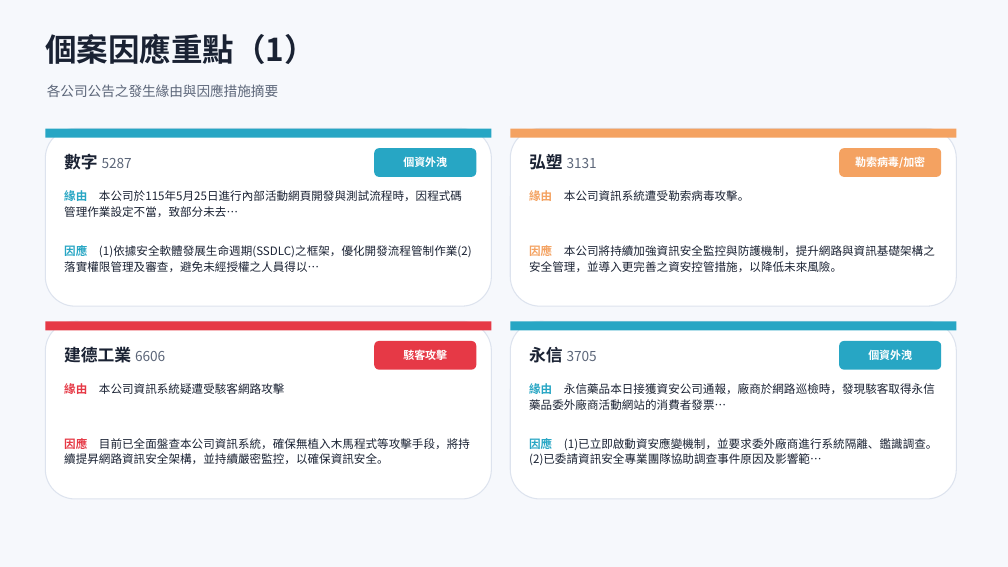
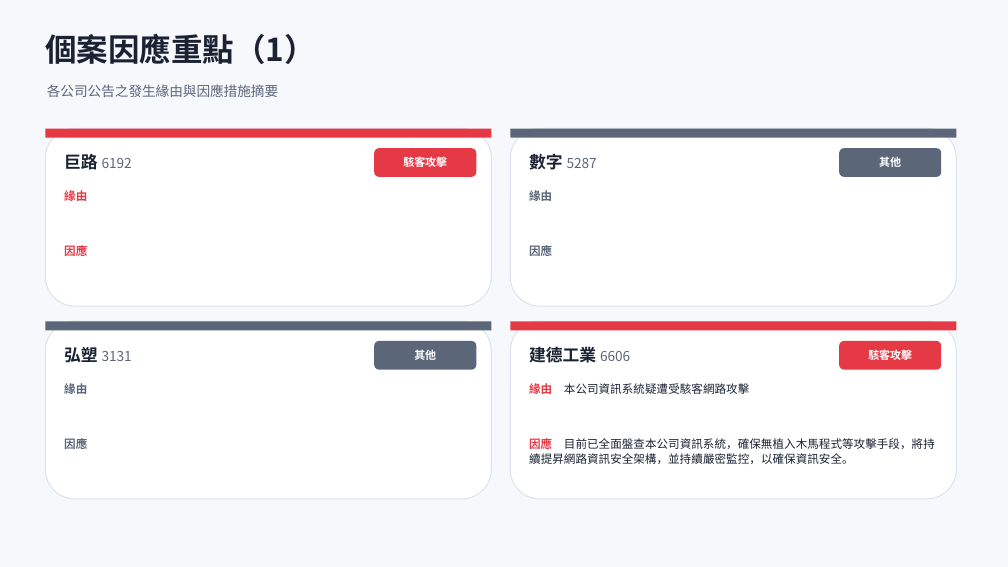
Before and after one commit to Johnnylin77/mops-isec-monitor, a slide deck: slide 6 of 資安事件因應分析.pptx. Drawn at 1008x567 pixels with LibreOffice and Linux fonts; fonts in the diff are those of the drawing. Boxes give left, top, right and bottom in pixels: in the first picture for what was removed or moved away, otherwise in the second. Text is boxed around its words. In the diff, an @@ line names an element or a change of style, - is before the commit and + after.

```diff
--- a/資安事件因應分析.pptx
+++ b/資安事件因應分析.pptx
@@ rectangle at bbox=[510, 129, 957, 138]: fill #F4A261 to #5C6679 @@
@@ rounded rectangle at bbox=[839, 148, 941, 177]: fill #F4A261 to #5C6679 @@
@@ text at bbox=[64, 154, 132, 170]: text changed @@
-數字 5287
+巨路 6192
@@ text at bbox=[403, 155, 447, 170]: text changed @@
-個資外洩
+駭客攻擊
@@ text at bbox=[529, 154, 597, 170]: text changed @@
-弘塑 3131
+數字 5287
@@ text at bbox=[879, 157, 901, 167]: text changed @@
-勒索病毒/加密
+其他
@@ text at bbox=[64, 190, 87, 201]: text changed; text colour #1A2233 to #E63946; bold on @@
-緣由 本公司於115年5月25日進行內部活動網頁開發與測試流程時，因程式碼管理作業設定不當，致部分未去…
+緣由
@@ text at bbox=[529, 190, 552, 201]: text changed; text colour #1A2233 to #5C6679; bold on @@
-緣由 本公司資訊系統遭受勒索病毒攻擊。
+緣由
@@ text at bbox=[64, 243, 87, 259]: text changed; text colour #1A2233 to #E63946; bold on @@
-因應 (1)依據安全軟體發展生命週期(SSDLC)之框架，優化開發流程管制作業(2)落實權限管理及審查，避免未經授權之人員得以…
+因應
@@ text at bbox=[529, 245, 552, 256]: text changed; text colour #1A2233 to #5C6679; bold on @@
-因應 本公司將持續加強資訊安全監控與防護機制，提升網路與資訊基礎架構之安全管理，並導入更完善之資安控管措施，以降低未來風險。
+因應
@@ rectangle at bbox=[45, 321, 492, 330]: fill #E63946 to #5C6679 @@
@@ text at bbox=[64, 347, 132, 363]: text changed; size 16 to 13 pt; text colour #1A2233 to #5C6679; bold off @@
-建德工業 6606
+弘塑 3131
@@ rounded rectangle at bbox=[374, 341, 476, 370]: fill #E63946 to #5C6679 @@
@@ text at bbox=[414, 350, 436, 360]: text changed @@
-駭客攻擊
+其他
@@ text at bbox=[529, 347, 630, 363]: text changed; size 13 to 16 pt; text colour #5C6679 to #1A2233; bold on @@
-永信 3705
+建德工業 6606
@@ fill #27A6C4 to #E63946 in 4 elements at bbox=[45, 129, 492, 138], bbox=[374, 148, 476, 177], bbox=[510, 321, 957, 330], bbox=[839, 341, 941, 370] @@
@@ text at bbox=[868, 348, 912, 363]: text changed @@
-個資外洩
+駭客攻擊
@@ text at bbox=[64, 383, 87, 394]: text changed; text colour #1A2233 to #5C6679; bold on @@
-緣由 本公司資訊系統疑遭受駭客網路攻擊
+緣由
@@ text at bbox=[529, 383, 749, 394]: text changed @@
-緣由 永信藥品本日接獲資安公司通報，廠商於網路巡檢時，發現駭客取得永信藥品委外廠商活動網站的消費者發票…
+緣由 本公司資訊系統疑遭受駭客網路攻擊
@@ text at bbox=[64, 438, 87, 449]: text changed; text colour #1A2233 to #5C6679; bold on @@
-因應 目前已全面盤查本公司資訊系統，確保無植入木馬程式等攻擊手段，將持續提昇網路資訊安全架構，並持續嚴密監控，以確保資訊安全。
+因應
@@ text at bbox=[529, 436, 935, 464]: text changed @@
-因應 (1)已立即啟動資安應變機制，並要求委外廠商進行系統隔離、鑑識調查。(2)已委請資訊安全專業團隊協助調查事件原因及影響範…
+因應 目前已全面盤查本公司資訊系統，確保無植入木馬程式等攻擊手段，將持續提昇網路資訊安全架構，並持續嚴密監控，以確保資訊安全。
```
Also in this commit, not shown: 5 other slides changed, 1 slide added, 2 other files.
